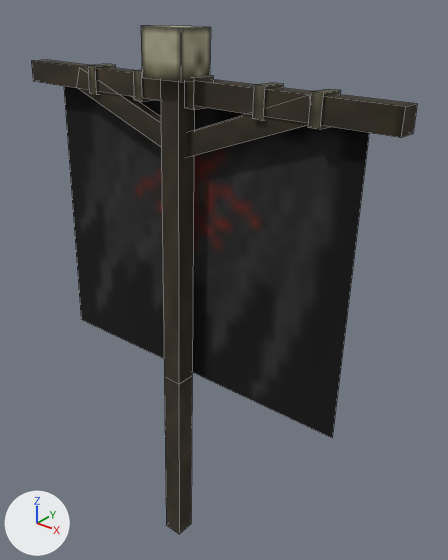
The OBJ model assets/mcme/models/block/eye_banner_3.obj as it was, and as the next commit left it.
The view is the same before and after, from a 50 mm lens placed at (2.79, -2.88, 2.53), pointed at (0.64, -0.2, 0.86). Lighting does not change. The marker at lower left points along +X, +Y and +Z. Mesh edges are drawn as thin lines. Where no turn or scale is listed for an object, it has been applied to the vertices. Vertices at the same position are counted once.
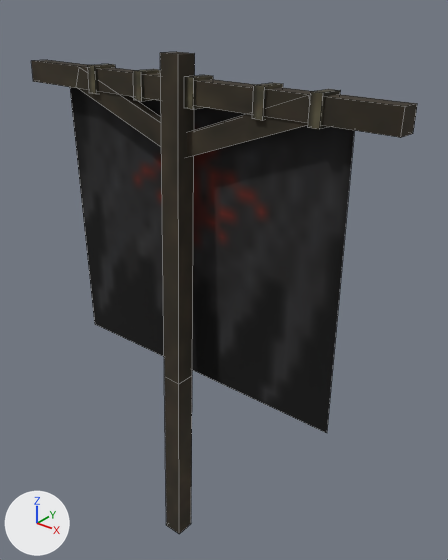
Where the change shows, as pixel boxes (x1, y1, x2, y2) in the pictures (448 x 560 px):
'cube.010', reshaped (7% narrower): before (64, 86, 369, 438); after (70, 87, 354, 433)
'cube.011', deleted (yellow): before (141, 25, 211, 82)

The change, as a diff of the scene's bpy script:
```diff
--- a/assets/mcme/models/block/eye_banner_3.obj.py
+++ b/assets/mcme/models/block/eye_banner_3.obj.py
@@ me_cube_010 @@
 me_cube_010.from_pydata(...)  # 4 vertices, 1 face; spans x -0.56..1.56, y -0.4..-0.32, z 0.25..1.93
 # used by ob_cube_010; location = (0.0, 0.0, 0.0)
-me_cube_010.vertices[0].co = (1.56, -0.32, 1.93)
-me_cube_010.vertices[1].co = (1.56, -0.4, 0.25)  # pixel (332, 438)
-me_cube_010.vertices[2].co = (-0.56, -0.32, 1.93)
-me_cube_010.vertices[3].co = (-0.56, -0.4, 0.25)  # pixel (81, 319)
+# me_cube_010 part 1
+me_cube_010.vertices[0].co = (1.48, -0.31, 1.94)
+me_cube_010.vertices[1].co = (1.48, -0.31, 0.19)  # pixel (326, 433)
+me_cube_010.vertices[2].co = (-0.52, -0.31, 1.94)
+me_cube_010.vertices[3].co = (-0.52, -0.31, 0.19)  # pixel (94, 324)
 me_cube_010.materials.append(mat_m_6091ed7f_e3a6_7a80_f50f_db3a4bb136fc)
@@ ob_cube_011 @@
-ob_cube_011 = bpy.data.objects.new('cube.011', me_cube_011)
-ob_cube_011.location = (0.0, 0.0, 0.0)
```
